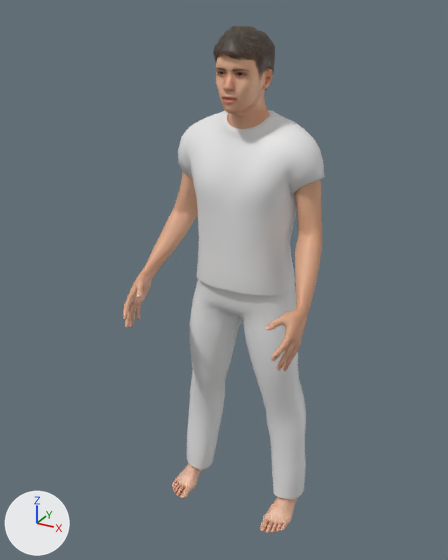
What one commit did to the glTF model public/modelos/hombre.glb.
The view is the same before and after, from a 50 mm lens placed at (0.895, -1.805, 1.794), pointed at (-0.036, -0.113, 0.948). Lighting does not change. The marker at lower left points along +X, +Y and +Z. The picture after the commit comes second. Vertices at exactly the same position are counted once.

Objects in the first picture: 'camiseta', 'cuerpo', 'pantalon', 'pelo'.
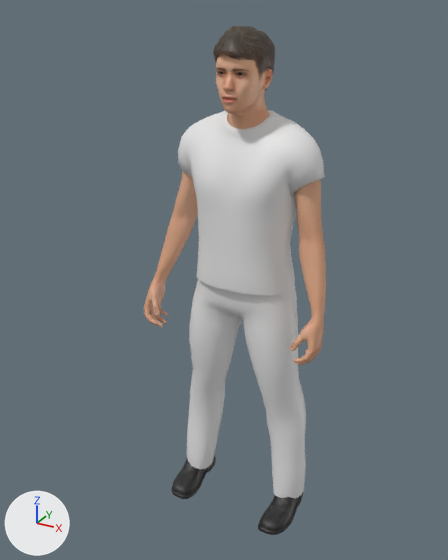
What differs and where, as boxes [x1, y1, x2, y2] in the pictures (448 x 560 px; the box of a moved part takes in the faces that stretch with it):
'cuerpo', reshaped
    before: [123, 54, 322, 533]
    after: [144, 54, 326, 365]
'zapatos', added
    after: [171, 456, 303, 535]
part 1 of me_base, moved or reshaped
    before: [123, 173, 197, 328]
    after: [144, 173, 198, 328]
part 2 of me_base, moved or reshaped
    before: [265, 183, 322, 371]
    after: [289, 183, 326, 365]
part 3 of me_base, deleted (beige)
    before: [172, 463, 208, 498]
part 4 of me_base, deleted (beige)
    before: [260, 497, 297, 533]

The edits, one by one:
Picture 'shoes04_diffuse' (img_shoes04_diffuse) is new.
Material 'zapatos' (mat_zapatos) is new.
Its texture is img_shoes04_diffuse.
me_base is used by ob_cuerpo; location (0.0, 0.0, 0.0).
me_base had 13380 vertices, 26756 faces and spanned x -0.31..0.31, y -0.38..0.1, z 0.0..1.73.
me_base now has 11134 vertices, 22228 faces and spans x -0.33..0.33, y -0.21..0.1, z 0.16..1.73.
me_base part 1: 10 vertices moved within x -0.26..-0.2, y -0.07..0.02, z 1.11..1.17; 1873 vertices removed from x -0.31..-0.16, y -0.38..0.03, z 0.8..1.29; 1873 vertices added at x -0.33..-0.16, y -0.21..0.03, z 0.73..1.29.
me_base part 2: 10 vertices moved within x 0.2..0.26, y -0.07..0.02, z 1.12..1.17; 1873 vertices removed from x 0.16..0.31, y -0.38..0.03, z 0.8..1.29; 1873 vertices added at x 0.16..0.33, y -0.21..0.03, z 0.73..1.29.
me_base part 3: 1123 vertices removed from x -0.25..-0.16, y -0.21..0.05, z 0.0..0.13.
me_base part 4: 1123 vertices removed from x 0.16..0.25, y -0.21..0.05, z 0.0..0.13.
Mesh me_shoes04 is new.
It has 1722 vertices, 3320 faces and spans x -0.255..0.255, y -0.212..0.058, z -0.003..0.211.
It uses material mat_zapatos (picture img_shoes04_diffuse).
Object 'zapatos' (ob_zapatos) is new; it shows me_shoes04.
Its location is (0.0, 0.0, 0.0).
